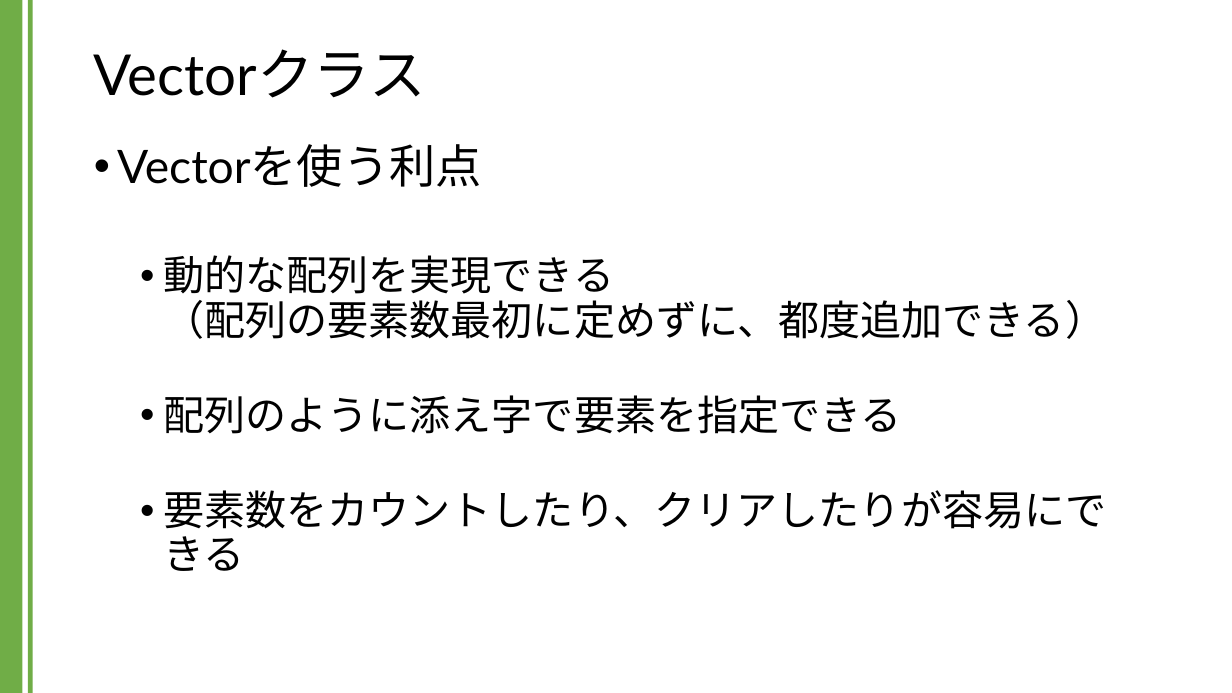
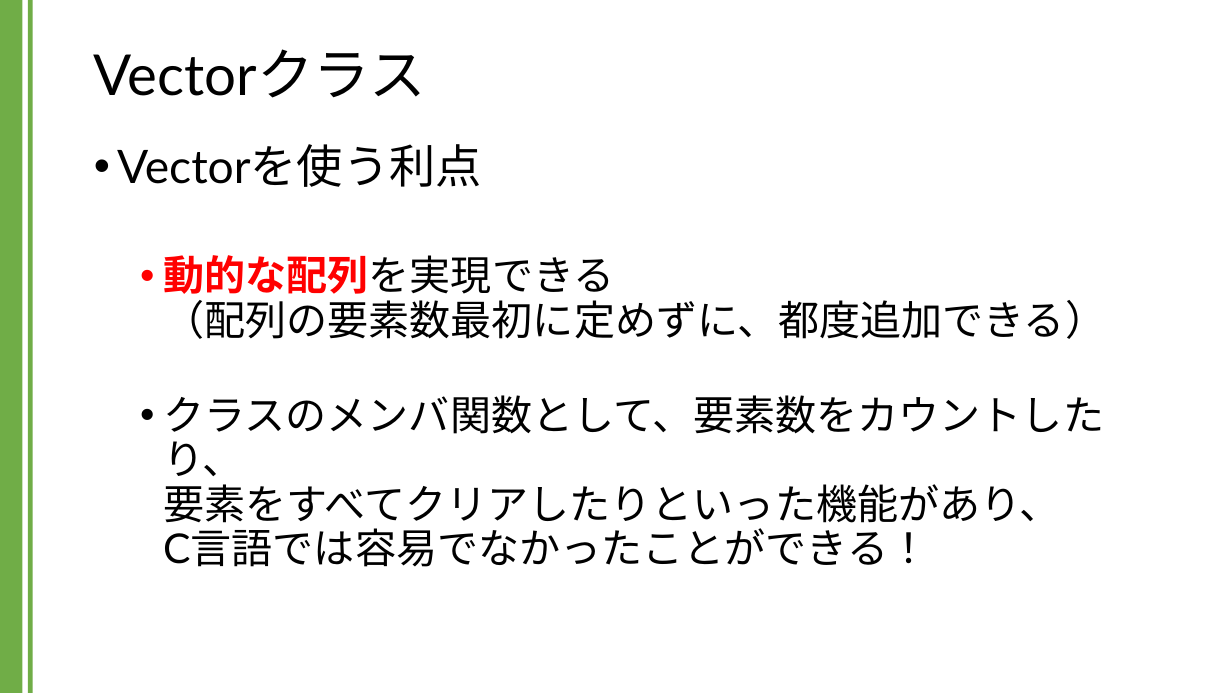
Before and after one commit to kic-murata/cpp2024, a slide deck: slide 2 of 授業資料/講義資料：Vectorクラス.pptx. Drawn at 1232x693 pixels with LibreOffice and Linux fonts; fonts in the diff are those of the drawing. Boxes give left, top, right and bottom in pixels: in the first picture for what was removed or moved away, otherwise in the second. Text is boxed around its words. In the diff, an @@ line names an element or a change of style, - is before the commit and + after.

```diff
--- a/授業資料/講義資料：Vectorクラス.pptx
+++ b/授業資料/講義資料：Vectorクラス.pptx
@@ text at [163,255,1106,339]: text colour #000000 to #FF0000, bold on in "動的な配列を実現できる" @@
@@ text at [163,395,1104,567]: text changed @@
-  • 配列のように添え字で要素を指定できる
-  • 要素数をカウントしたり、クリアしたりが容易にできる
+  • クラスのメンバ関数として、要素数をカウントしたり、
+    要素をすべてクリアしたりといった機能があり、
+    C言語では容易でなかったことができる！
```
Also in this commit, not shown: 5 slides added.
